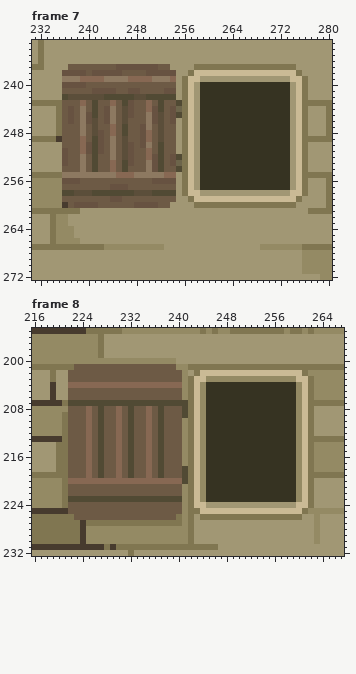
Pixel-art file: assets/02_architecture/05_moulin/02_ext/Moulin_Batiment_Anim.aseprite. The picture above was drawn from the file before the commit.
368x388 pixels, 9 frames. Colours within 5 levels of each other are drawn and written as one. Shown: frame 7: x 231..280, y 233..272; frame 8: x 216..267, y 195..232. The commit also changed other frames or places, which this record leaves out.
Now the later version:
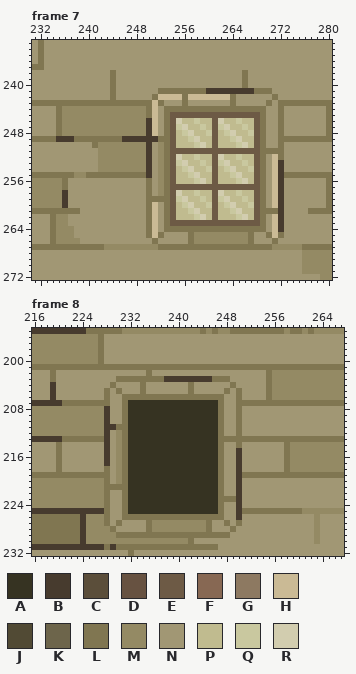
Palette (. is transparent): A #363322  B #473b2e  C #5b4e3a  D #675241  E #6d5a45  F #876853  G #8d7961  H #caba95  J #514a34  K #6d654b  L #807651  M #948a64  N #a19774  P #c0bb8f  Q #c9c89f  R #d2cdaf
Change:
layer "Group 1/feneok" added
layer "Group 1/fenetres" removed
Changed rows in their new state; - is an unchanged pixel.
Frame 7:
first column x 236:
237 -NNNNNNNNNNNNNNNNN----NNNNNNNNNNNNNNNNN--
238 NNNNNNNNLNNNNNNNNNN--NNNNNNNNNLNNNNNNNNN-
239 NNNNNNNNLNNNNNNNNNN-NNN-------L-------NNN
240 NNNNNNNNLNNNNNNNNNN-NN-NNNNNNNLNNNNNNN-NN
241 NNNNNNNNLNNNNNNNLLLL-LLLBBBBBBBBLLLNNN-NN
242 NNNNNNNNLNNNNNNLHHHH--HHHHHHLNNNNNNLNN-NN
243 LLLLLLLLLLLLLLLHLNNN-N-NNNNNLNNNNNLNLLLL-
244 MMMMMMMMMMMMMMLHNLLL-LLLLLLLLLLLLLNNLN-NN
245 MMMMMMMMMMMMMMLHNLEEEEEEEEEEEEEEELNNLN-NN
246 MMMMMMMMMMMMMMBHNLERPPQPPERPPQPPELNNLN-NN
247 MMMMMMMMMMMMMMBHNL-QRPPQPEQRPPQPELNNLN-NN
248 MMMMMMMMMMMMMMBHNL-PQRPPQEPQRPPQELNNLN-NN
249 BBLLLLLLLLBBBBBBLL-PPQRPPEPPQRPPELNNLLLL-
250 NNNNNLMMMMMMMMBNML-PPPQRPEPPPQRPELNNLN-NN
251 NNNNNNMMMMMMMMBNML-EEEEEEEEEEEEEELLLLN-NN
252 NNNNNNMMMMMMMMBNMLERPPQPPERPPQPPELNHLN-NN
253 NNNNNNMMMMMMMMBNMLEQRPPQPEQRPPQPELNHBN-NN
254 NNNNNNMMMMMMMMBNML-PQRPPQEPQRPPQELNHBN-NN
255 LLMMLLLLLLLLLLBNMLEPPQRPPEPPQRPPELNHBLLL-
256 LNNNNNNNNNNNNNLNMLEPPPQRPEPPPQRPELNHBN-NN
257 LNNNNNNNNNNNNNLNML-EEEEEEEEEEEEEELNHBN-NN
258 BNNNNNNNNNNNNNLNMLERPPQPPERPPQPPEL-HB-NNN
259 BNNNNNNNNNNNNNLLLL-QRPPQPEQRPPQPELN-BNNN-
260 -NNNNNNNNNNNNNLHNLEPQRPPQEPQRPPQE-NHBNN--
261 --------------LH-LEPPQRPPEPPQRPPELLLB----
262 --------------LH-LEPPPQRPEPPPQRPEL-HB----
263 --------------LH-LEEEEEEEEEEEEEEEL-HB----
264 --------------LH-LLLLLLLLLLLLLLLLL-HB----
265 --------------LHL----LMMMMMMMMML--LHL----
266 ---------------L-----LMMMMMMMMML---L-----
267 ----------------LLLLLLLLLLLLLLLLLLL------
Frame 8:
first column x 221:
200 ------LNNNNNNNNNNNN-----------------------
201 --LLLLLLLLLLLLLLLLLLL---------------------
202 -NNNNNNNNNNNNNLNNNNNN-NNNNNNNNNNNNLMMMMMM-
203 -NNNNNNNNLLLLLLLLBBBBBBBBLLLNNNNNNL----MMM
204 -NNNNNNNLNNNNLNNNNNNN-NNNNNNLNNNNNLMMMM-MM
205 -NNNNNNLNLNNNLNNNNNNN-NNNNNLNLNNNNLMMMM-MM
206 -NNNNNNLNNLLLLLLLLLLL-LLLLLNNLNNNNLMMMM-MM
207 -LLLLLLLNNLAAAAAAAAAAAAA--LNNLLLLLLLLLLLL-
208 -MMMMMMBNNLAAAAAAAAAAAAA--LNNLNNNNNNNNNNNN
209 MMMMMMMBNNLAAAAAAAAAAAAA--LNNLNNNNNNNNNNNN
210 MMMMMMMBNNLAAAAAAAAAAAAA--LNNLNNNNNNNNNNNN
211 MMMMMMMBBLLAAAAAAAAAAAAA--LNNLNNNNNNNNNNNN
212 MMMMMMMBNMLAAAAAAAAAAAAA--LNNLNNNNNNNNNNNN
213 -LLLLLLBNMLAAAAAAAAAAAAA--LLLLLLLLLLLLLLL-
214 NNNNNNNBNMLAAAAAAAAAAAAA--LNNLNNNNNNNLM-MM
215 NNNNNNNBNMLAAAAAAAAAAAAA--LNNBNNNNNNNLM-MM
216 NNNNNNNBNMLAAAAAAAAAAAAA--LNNBNNNNNNNLM-MM
217 NNNNNNNBNMLAAAAAAAAAAAAA--LNNBNNNNNNNLM-MM
218 NNNNNNNLNMLAAAAAAAAAAAAA--LNNBNNNNNNNLM-MM
219 -LLLLLLLNMLAAAAAAAAAAAAA--LNNBLLLLLLLLLLL-
220 MMMMMMMLNMLAAAAAAAAAAAAA--LNNBNNNNNNNNNNNN
221 MMMMMMMLLLLAAAAAAAAAAAAA--LNNBNNNNNNNNNNNN
222 MMMMMMMLNNLAAAAAAAAAAAAA--LNNBNNNNNNNNNNNN
223 MMMMMMMLNNLAAAAAAAAAAAAA--LLLBNNNNNNNNNNNN
224 MMMMMMMLNNLAAAAAAAAAAAAAAAL--B---------NNN
225 -BBBBBBLNNLAAAAAAAAAAAAAAALNNBLLLLLLLLLLM-
226 --LBMMMLNNLLLLLLLLL-L-L----NNBNNNNNNNNNN--
227 ----MMM-N-NNNN-MMMMM-MMML--L-L------------
228 --------LNNNNNL------MMML---L-------------
229 ---------LLLLLLLLLLLL-LLLLLL--------------
